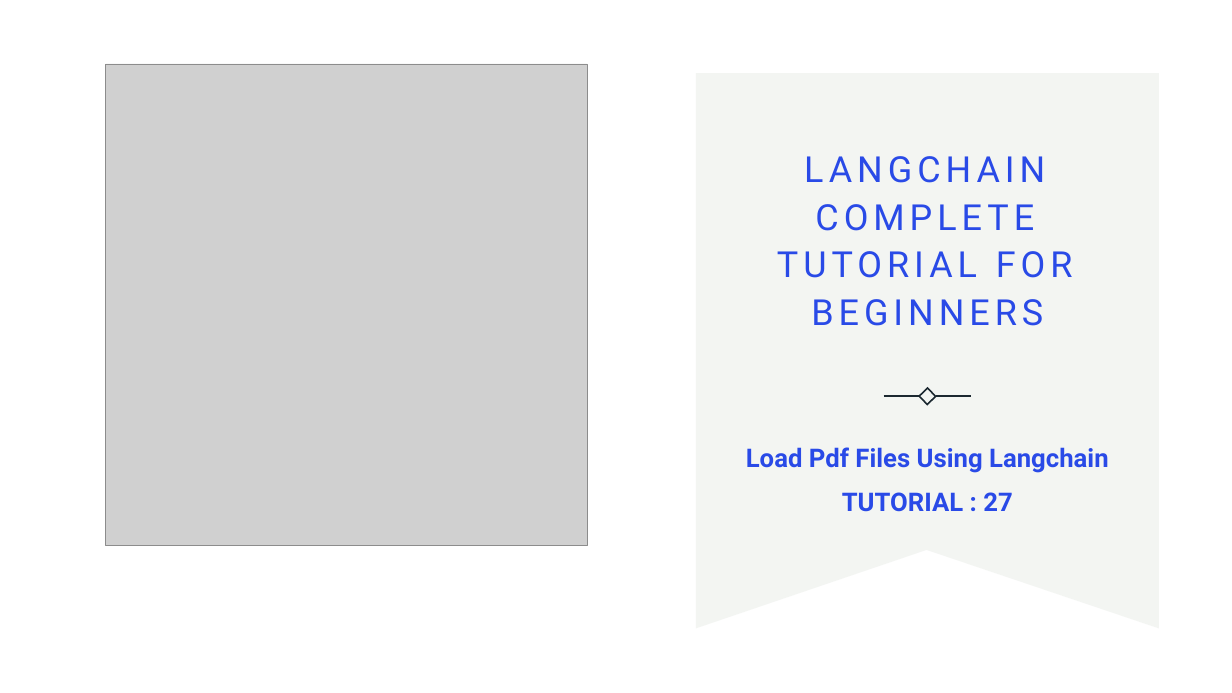
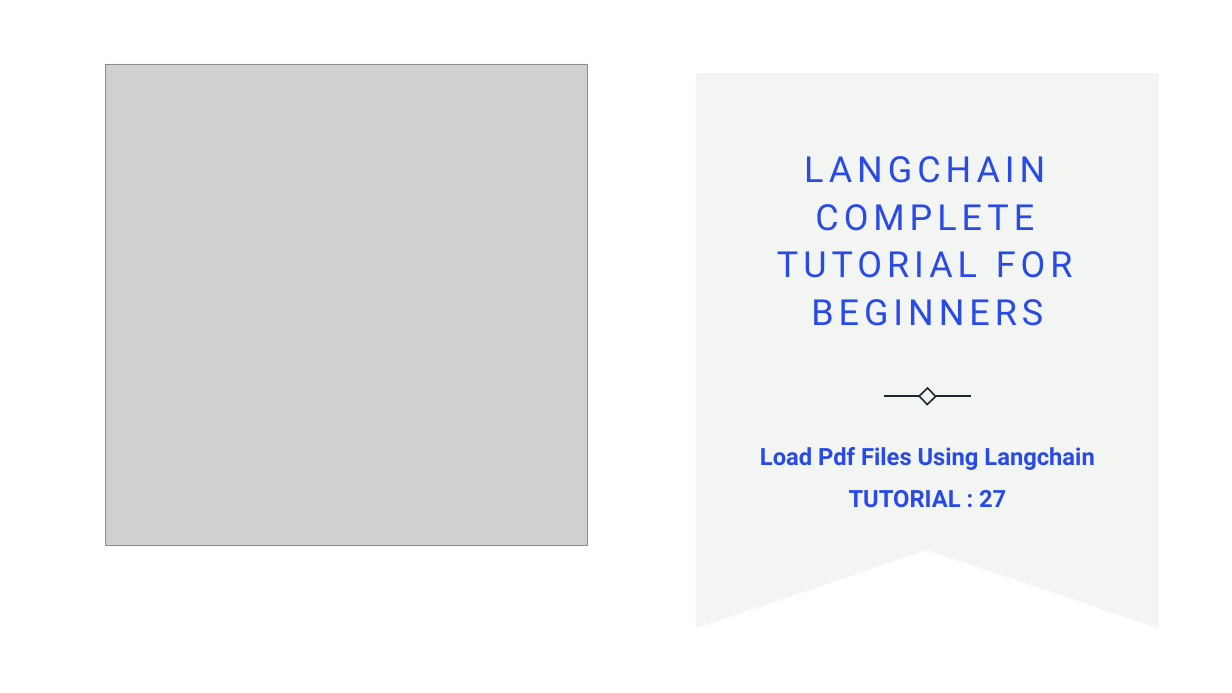
Before and after one commit to ronidas39/LLMtutorial, a slide deck: slide 1 of tutorial27/tutorial27.pptx. Drawn at 1232x693 pixels with LibreOffice and Linux fonts; fonts in the diff are those of the drawing; grey boxes stand for pictures; background and template pictures are left out. Boxes give left, top, right and bottom in pixels: in the first picture for what was removed or moved away, otherwise in the second. Text is boxed around its words. In the diff, an @@ line names an element or a change of style, - is before the commit and + after.

Commit message:
tutorial27

```diff
--- a/tutorial27/tutorial27.pptx
+++ b/tutorial27/tutorial27.pptx
@@ subtitle "Load Pdf Files Using Langchain" at (x1=760, y1=447, x2=1094, y2=508): size 20 to 18.5 pt @@
```
Also in this commit, not shown: 1 other slide changed, 1 slide added, 2 other files.
